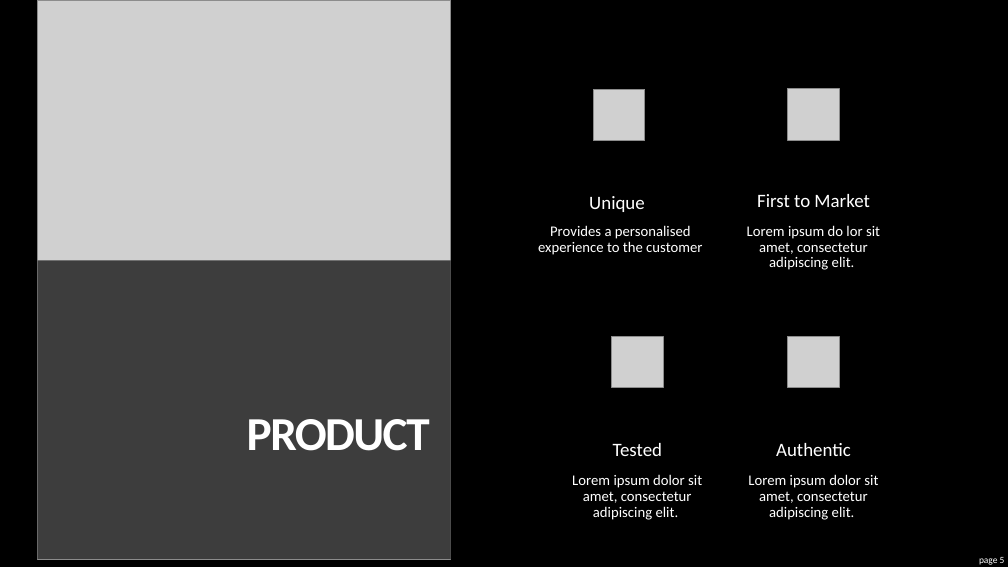
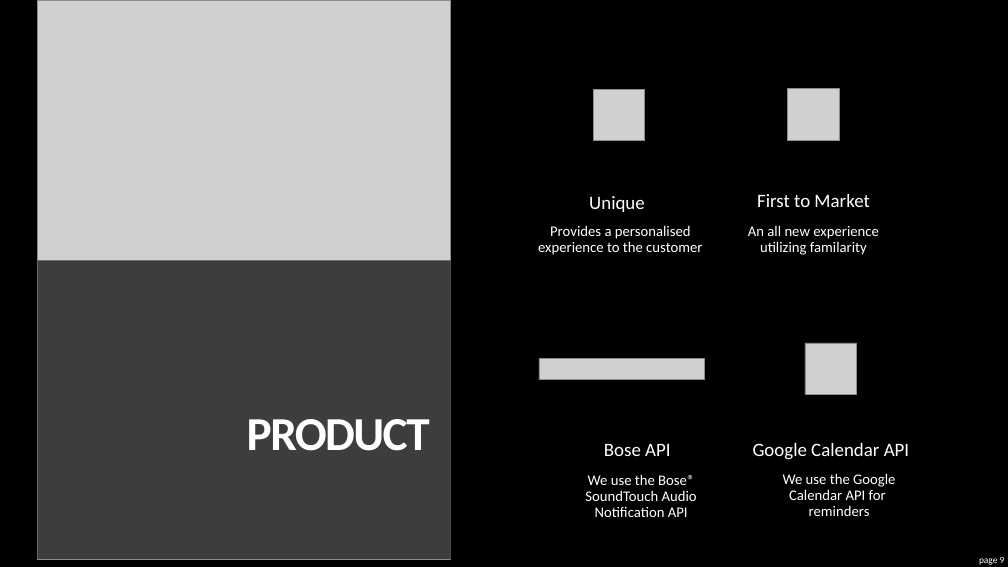
Before and after one commit to adityadutta/BostonHacksFall18, a slide deck: slide 9 of PITCH/Pitch.pptx (slide 5 before the commit). Drawn at 1008x567 pixels with LibreOffice and Linux fonts; fonts in the diff are those of the drawing; grey boxes stand for pictures. Boxes give left, top, right and bottom in pixels: in the first picture for what was removed or moved away, otherwise in the second. Text is boxed around its words. In the diff, an @@ line names an element or a change of style, - is before the commit and + after.

```diff
--- a/PITCH/Pitch.pptx
+++ b/PITCH/Pitch.pptx
@@ text at box(748, 225, 879, 255): text changed @@
-Lorem ipsum do lor sit amet, consectetur adipiscing elit.
+An all new experience utilizing familarity
@@ picture: place and size @@
-picture at box(612, 337, 663, 388)
+picture at box(539, 359, 705, 380)
@@ picture: place and size @@
-picture at box(788, 337, 839, 388)
+picture at box(805, 343, 857, 395)
@@ text at box(604, 444, 670, 456): text changed @@
-Tested
+Bose API
@@ text at box(753, 443, 909, 460): text changed @@
-Authentic
+Google Calendar API
@@ text at box(585, 474, 697, 517): text changed @@
-Lorem ipsum dolor sit amet, consectetur adipiscing elit.
+We use the Bose® SoundTouch Audio Notification API
@@ text at box(783, 473, 895, 516): text changed @@
-Lorem ipsum dolor sit amet, consectetur adipiscing elit.
+We use the Google Calendar API for reminders
```
Also in this commit, not shown: 5 other slides changed, 5 slides added, 2 slides removed, 4 other files.
